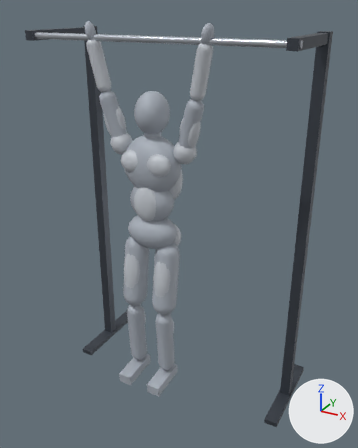
One commit to the glTF model public/models/exercises/dead-weight-hang.glb: the scene before it, then after it.
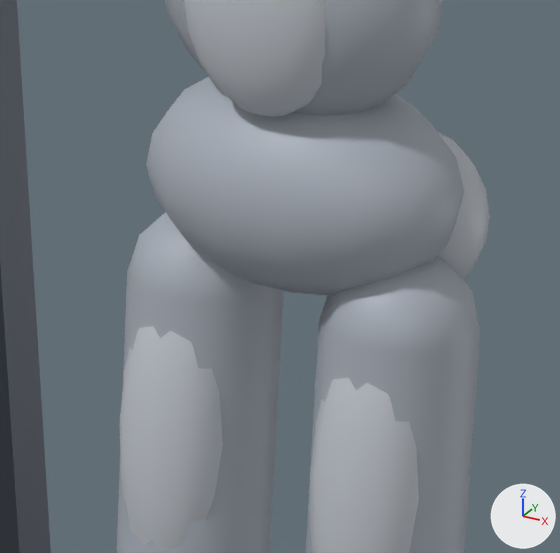
Each version is shown whole from a camera (50 mm lens) standing at (1.348, -2.123, 2.394) and looking at (0.005, 0.318, 1.173), then close up on the part from 29% to 54% of the width and 45% to 65% of the height. The axes (+X, +Y, +Z) are drawn at lower right. The lights are the same throughout. The last two pictures show the newer version. Where no turn or scale is listed for an object, it has been applied to the vertices.

Objects in the first close-up: 'abdomen', 'abs', 'glute_l', 'pelvis', 'pullUpBar_0_post-1', 'quads_l', 'quads_r', 'thigh_l', 'thigh_r'.
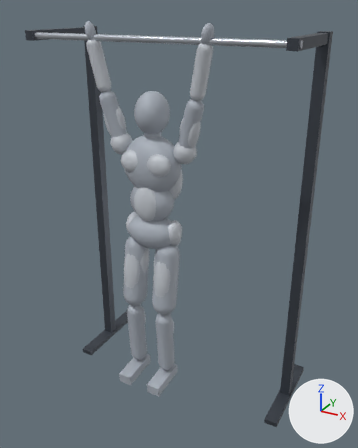
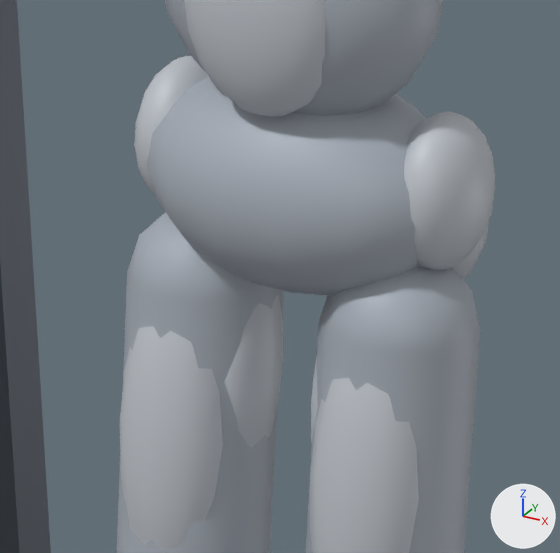
Edits to the bpy script that builds the scene:
```text
Add ob_abductor_r:
    ob_abductor_r = bpy.data.objects.new('abductor_r', me_mesh_1)
    ob_abductor_r.parent = ob_hips
    ob_abductor_r.location = (-0.13, 0.015, 0.0)
    ob_abductor_r.scale = (0.04, 0.06, 0.07)
Add ob_adductor_r:
    ob_adductor_r = bpy.data.objects.new('adductor_r', me_mesh_1)
    ob_adductor_r.parent = ob_hip_r
    ob_adductor_r.location = (0.045, 0.0, -0.14)
    ob_adductor_r.scale = (0.03, 0.045, 0.11)
Add ob_abductor_l:
    ob_abductor_l = bpy.data.objects.new('abductor_l', me_mesh_1)
    ob_abductor_l.parent = ob_hips
    ob_abductor_l.location = (0.13, 0.015, 0.0)
    ob_abductor_l.scale = (0.04, 0.06, 0.07)
Add ob_adductor_l:
    ob_adductor_l = bpy.data.objects.new('adductor_l', me_mesh_1)
    ob_adductor_l.parent = ob_hip_l
    ob_adductor_l.location = (-0.045, 0.0, -0.14)
    ob_adductor_l.scale = (0.03, 0.045, 0.11)
```

What differs and where, as boxes (x1, y1, x2, y2) in the close-ups (560 x 553 px):
'abductor_l', added
    after: (404, 112, 495, 270)
'adductor_r', added
    after: (224, 295, 283, 447)
'abductor_r', added
    after: (134, 56, 209, 193)
'adductor_l', added
    after: (311, 356, 318, 441)
'glute_l', unchanged, covered by the edit
    before: (438, 132, 490, 280)
    after: (451, 222, 489, 280)
